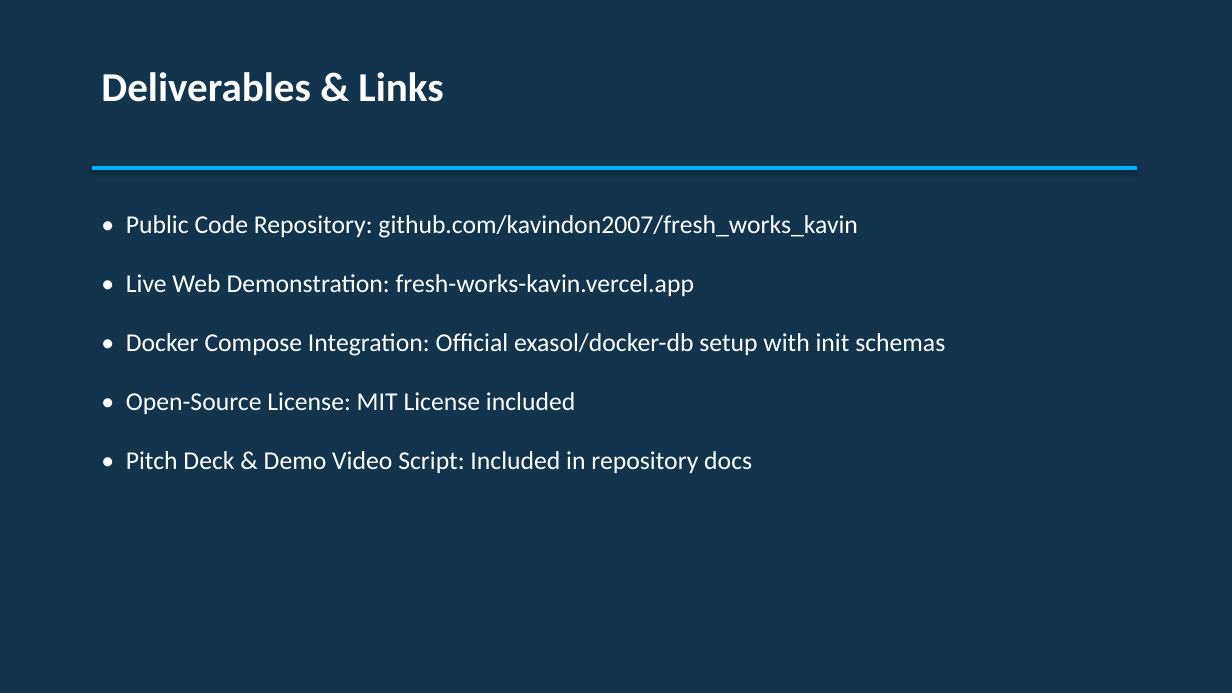
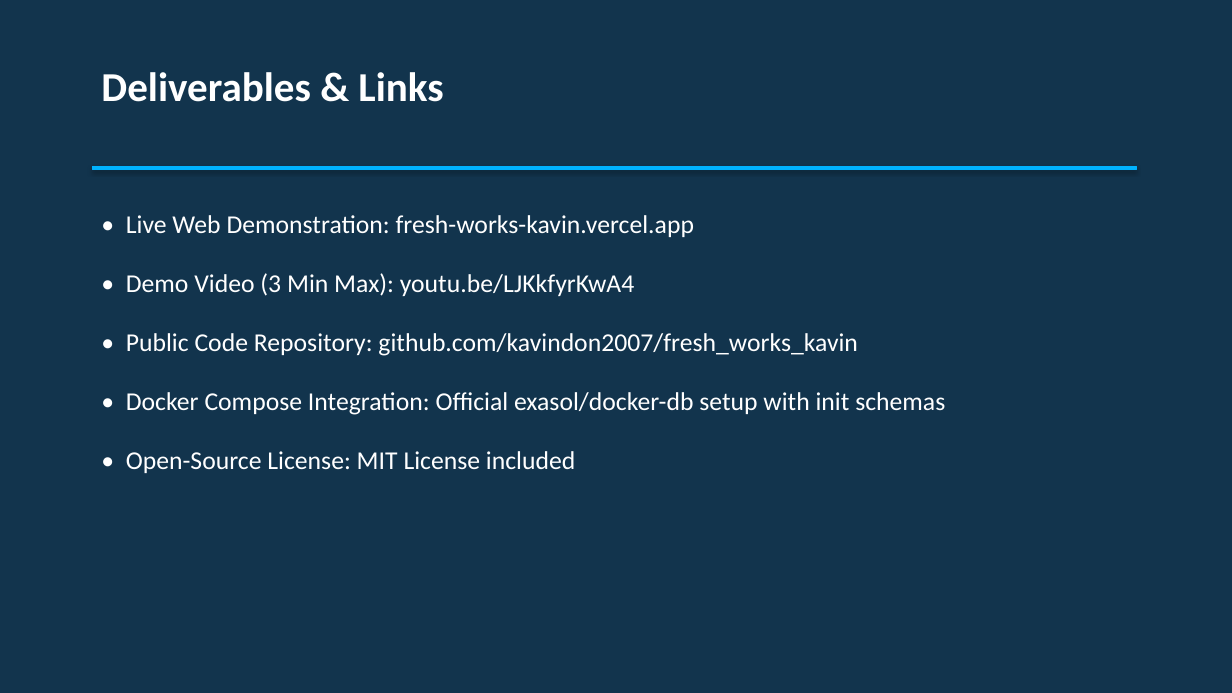
Before and after one commit to kavindon2007/fresh_works_kavin, a slide deck: slide 10 of pitch-deck/LoopCraft_Exathon_2026_Pitch_Deck.pptx. Drawn at 1232x693 pixels with LibreOffice and Linux fonts; fonts in the diff are those of the drawing. Boxes give left, top, right and bottom in pixels: in the first picture for what was removed or moved away, otherwise in the second. Text is boxed around its words. In the diff, an @@ line names an element or a change of style, - is before the commit and + after.

Commit message:
docs: add official demo video and live deployment links
- Add YouTube demo video link (https://youtu.be/LJKkfyrKwA4)
- Add live Vercel deployment link (https://fresh-works-kavin.vercel.app)
- Update README.md, DEPLOYMENT.md, DEMO_VIDEO_SCRIPT.md, and PITCH_DECK.md
- Regenerate pitch deck PPTX and PDF with embedded submission links

```diff
--- a/pitch-deck/LoopCraft_Exathon_2026_Pitch_Deck.pptx
+++ b/pitch-deck/LoopCraft_Exathon_2026_Pitch_Deck.pptx
@@ text at bbox=[126, 215, 694, 296]: paragraphs added @@
+• Live Web Demonstration: fresh-works-kavin.vercel.app
+• Demo Video (3 Min Max): youtu.be/LJKkfyrKwA4
@@ text at bbox=[126, 274, 694, 296]: paragraph removed @@
-• Live Web Demonstration: fresh-works-kavin.vercel.app
@@ text at bbox=[126, 451, 752, 473]: paragraph removed @@
-• Pitch Deck & Demo Video Script: Included in repository docs
```
Also in this commit, not shown: 6 other files.
